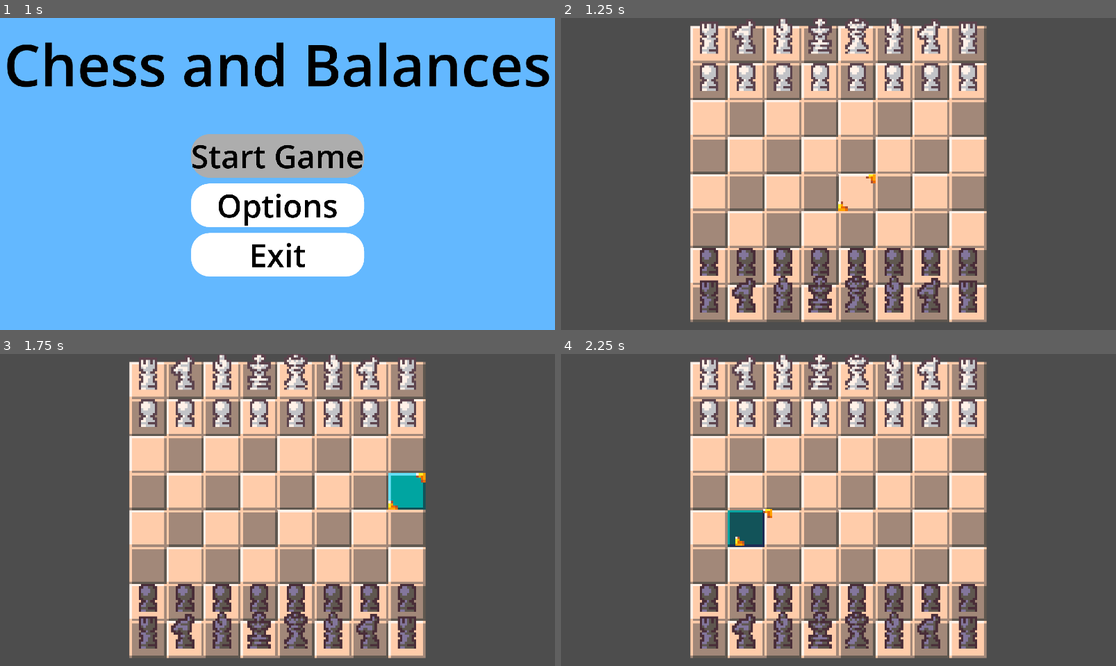
Above: before the commit, frames 1-4 (two rows, left to right).
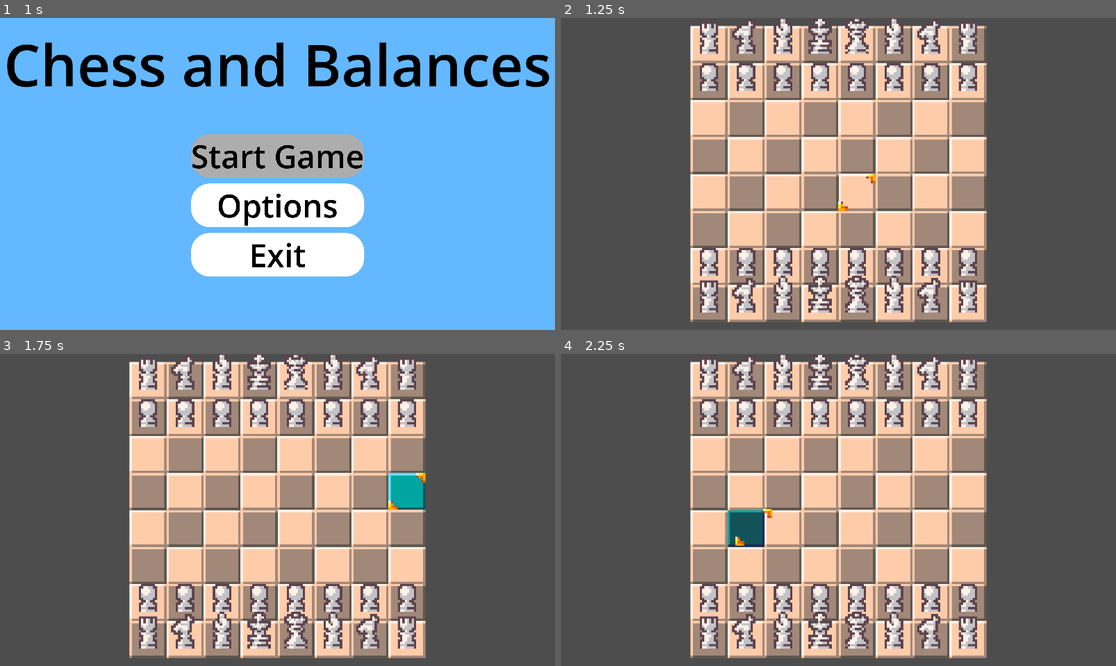
Above: after the commit, the same moments.

Repository: Software-ENGR-team-A/Chess
Game: Godot game, scene res://scenes/Menus/main_menu/main_menu.tscn
Two runs of this game, one before a commit and one after it. Both use one fixed random seed, a clock stepped at 60 frames per second and the inputs below. Sound files missing from this copy of the repository are replaced by a short silence.
Inputs (mouse positions are in pixels of both pictures, inside the frame that each line leads up to):
- Up to frame 1 (1 s): click "Start Game" at 0.5 s
- Up to frame 2 (1.25 s): no input
- Up to frame 3 (1.75 s): move the mouse to (399, 494) at 1.27 s; click (399, 494) at 1.42 s
- Up to frame 4 (2.25 s): tap Enter at 2 s; move the mouse to (727, 525) at 2.02 s; click (727, 525) at 2.17 s

Frame 1 is identical in both runs. In frame 2, 3.0% of the frame differs, in the area x 25-75%, y 74-95%; in frame 3, 3.0%; in frame 4, 3.0%.

Commit message:
Fix shadowed var warnings, remove .tmp file

Diff:
--- a/scenes/board/board.gd
+++ b/scenes/board/board.gd
@@ -25,8 +25,8 @@
 ## Sets all the root information for a board.
 ## [param floor_map]: Initial floor_map for the board's [member squares]
 ## [param pieces_array]: Array of [Piece]s to put on the board
-func setup(is_primary, floor_map: Array, pieces_array: Array) -> void:
-	self.is_primary = is_primary
+func setup(_is_primary, floor_map: Array, pieces_array: Array) -> void:
+	is_primary = _is_primary
 
 	if ready:
 		load_queued_state(floor_map, pieces_array)
--- a/scenes/board/board_pieces.gd
+++ b/scenes/board/board_pieces.gd
@@ -39,8 +39,8 @@
 var black_king: King
 
 
-func setup(board: Board, pieces: Array) -> void:
-	self.board = board
+func setup(_board: Board, pieces: Array) -> void:
+	board = _board
 	white_king = null
 	black_king = null
 	for child in get_children():
--- a/scenes/board/board_squares.gd
+++ b/scenes/board/board_squares.gd
@@ -30,9 +30,9 @@
 ## Sets all the root information for board squares
 ## [param board]: Value to set [member board] to
 ## [param floor_data]: Value to set [member floor_data] to
-func setup(board, floor_data) -> void:
-	self.board = board
-	self.floor_data = floor_data
+func setup(_board, _floor_data) -> void:
+	board = _board
+	floor_data = _floor_data
 	if board.is_primary:
 		self.recolor(null)
 
--- a/scenes/piece/Bishop.gd
+++ b/scenes/piece/Bishop.gd
@@ -2,10 +2,10 @@
 extends Piece
 
 
-func setup(board: Board, pos: Vector2i, player: int) -> void:
-	super.setup(board, pos, player)
-	self.point_value = 3
-	self.anim_name = get_player_name() + "Bishop"
+func setup(_board: Board, _pos: Vector2i, _player: int) -> void:
+	super.setup(_board, _pos, _player)
+	point_value = 3
+	anim_name = get_player_name() + "Bishop"
 
 
 func _movement(pos: Vector2i) -> MovementOutcome:
--- a/scenes/piece/King.gd
+++ b/scenes/piece/King.gd
@@ -2,10 +2,10 @@
 extends Piece
 
 
-func setup(board: Board, pos: Vector2i, player: int) -> void:
-	super.setup(board, pos, player)
-	self.point_value = 99999  # Insanely high value that should be tuned with the engine
-	self.anim_name = get_player_name() + "King"
+func setup(_board: Board, _pos: Vector2i, _player: int) -> void:
+	super.setup(_board, _pos, _player)
+	point_value = 99999  # Insanely high value that should be tuned with the engine
+	anim_name = get_player_name() + "King"
 
 
 func _movement(pos: Vector2i) -> MovementOutcome:
--- a/scenes/piece/Knight.gd
+++ b/scenes/piece/Knight.gd
@@ -2,10 +2,10 @@
 extends Piece
 
 
-func setup(board: Board, pos: Vector2i, player: int) -> void:
-	super.setup(board, pos, player)
-	self.point_value = 3
-	self.anim_name = get_player_name() + "Knight"
+func setup(_board: Board, _pos: Vector2i, _player: int) -> void:
+	super.setup(_board, _pos, _player)
+	point_value = 3
+	anim_name = get_player_name() + "Knight"
 
 
 func check_knight_shape(pos: Vector2i) -> bool:
--- a/scenes/piece/Pawn.gd
+++ b/scenes/piece/Pawn.gd
@@ -4,10 +4,10 @@
 @export var forward_direction: int
 
 
-func setup(board: Board, pos: Vector2i, player: int) -> void:
-	super.setup(board, pos, player)
-	self.point_value = 1
-	self.anim_name = get_player_name() + "Pawn"
+func setup(_board: Board, _pos: Vector2i, _player: int) -> void:
+	super.setup(_board, _pos, _player)
+	point_value = 1
+	anim_name = get_player_name() + "Pawn"
 	forward_direction = -1 if player else 1
 
 
--- a/scenes/piece/Queen.gd
+++ b/scenes/piece/Queen.gd
@@ -2,10 +2,10 @@
 extends Piece
 
 
-func setup(board: Board, pos: Vector2i, player: int) -> void:
-	super.setup(board, pos, player)
-	self.point_value = 9
-	self.anim_name = get_player_name() + "Queen"
+func setup(_board: Board, _pos: Vector2i, _player: int) -> void:
+	super.setup(_board, _pos, _player)
+	point_value = 9
+	anim_name = get_player_name() + "Queen"
 
 
 func _movement(pos: Vector2i) -> MovementOutcome:
--- a/scenes/piece/Rook.gd
+++ b/scenes/piece/Rook.gd
@@ -2,10 +2,10 @@
 extends Piece
 
 
-func setup(board: Board, pos: Vector2i, player: int) -> void:
-	super.setup(board, pos, player)
-	self.point_value = 5
-	self.anim_name = get_player_name() + "Rook"
+func setup(_board: Board, _pos: Vector2i, _player: int) -> void:
+	super.setup(_board, _pos, _player)
+	point_value = 5
+	anim_name = get_player_name() + "Rook"
 
 
 func _movement(pos: Vector2i) -> MovementOutcome:
--- a/scenes/piece/piece.gd
+++ b/scenes/piece/piece.gd
@@ -39,11 +39,11 @@
 ## [param board]: The [Board] that owns the piece
 ## [param pos]: Starting position of the piece
 ## [param player]: Owner of the piece
-func setup(board: Board, pos: Vector2i, player: int) -> void:
-	self.board = board
-	set_board_pos(pos)
+func setup(_board: Board, _pos: Vector2i, _player: int) -> void:
+	board = _board
+	set_board_pos(_pos)
 	original_pos = board_pos
-	self.player = player
+	player = player
 
 
 func _ready() -> void:
Not shown, removed: scenes/board/board.tscn4771691087.tmp
